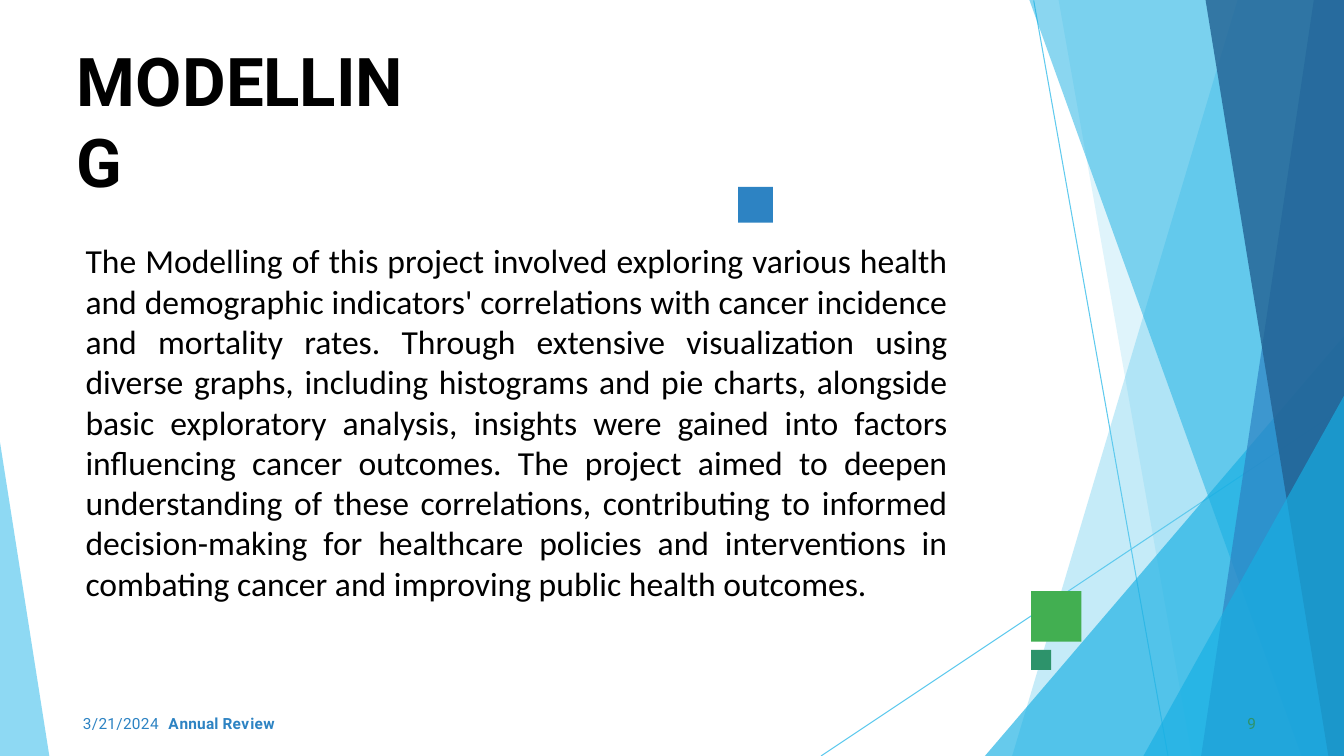
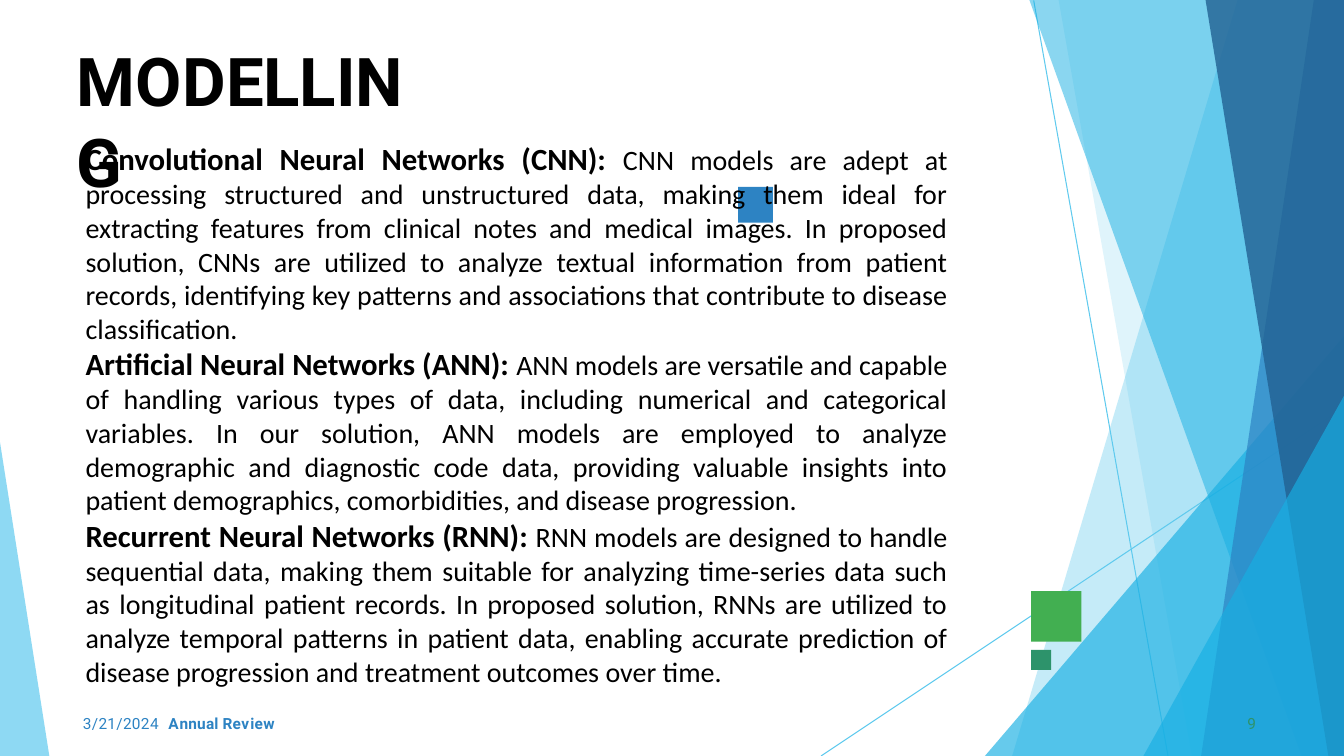
Before and after one commit to Harshini-priyaa/TNSDC-Generative_AI, a slide deck: slide 9 of Template_Presentation_Students (Harshinipriyaa).pptx. Drawn at 1344x756 pixels with LibreOffice and Linux fonts; fonts in the diff are those of the drawing; background and template pictures are left out. Boxes give left, top, right and bottom in pixels: in the first picture for what was removed or moved away, otherwise in the second. Text is boxed around its words. In the diff, an @@ line names an element or a change of style, - is before the commit and + after.

```diff
--- a/Template_Presentation_Students (Harshinipriyaa).pptx
+++ b/Template_Presentation_Students (Harshinipriyaa).pptx
@@ text at box(86, 144, 948, 687): text changed; size 24 to 20 pt @@
-The Modelling of this project involved exploring various health and demographic indicators' correlations with cancer incidence and mortality rates. Through extensive visualization using diverse graphs, including histograms and pie charts, alongside basic exploratory analysis, insights were gained into factors influencing cancer outcomes. The project aimed to deepen understanding of these correlations, contributing to informed decision-making for healthcare policies and interventions in combating cancer and improving public health outcomes.
+Convolutional Neural Networks (CNN): CNN models are adept at processing structured and unstructured data, making them ideal for extracting features from clinical notes and medical images. In proposed solution, CNNs are utilized to analyze textual information from patient records, identifying key patterns and associations that contribute to disease classification.
+Artificial Neural Networks (ANN): ANN models are versatile and capable of handling various types of data, including numerical and categorical variables. In our solution, ANN models are employed to analyze demographic and diagnostic code data, providing valuable insights into patient demographics, comorbidities, and disease progression.
+Recurrent Neural Networks (RNN): RNN models are designed to handle sequential data, making them suitable for analyzing time-series data such as longitudinal patient records. In proposed solution, RNNs are utilized to analyze temporal patterns in patient data, enabling accurate prediction of disease progression and treatment outcomes over time.
```
Also in this commit, not shown: 5 other slides changed.
